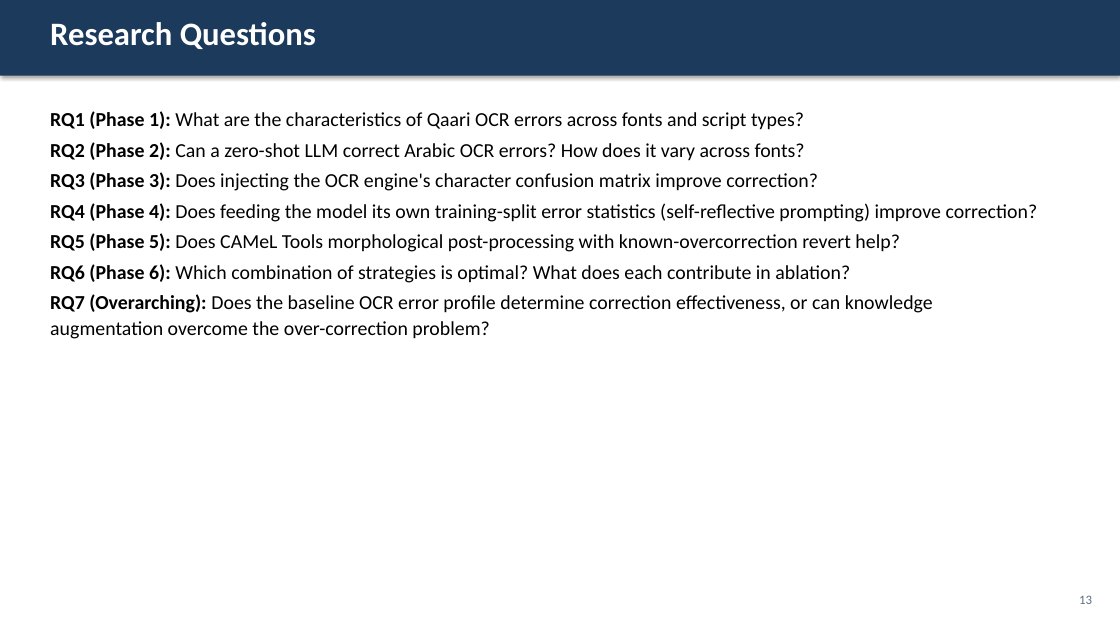
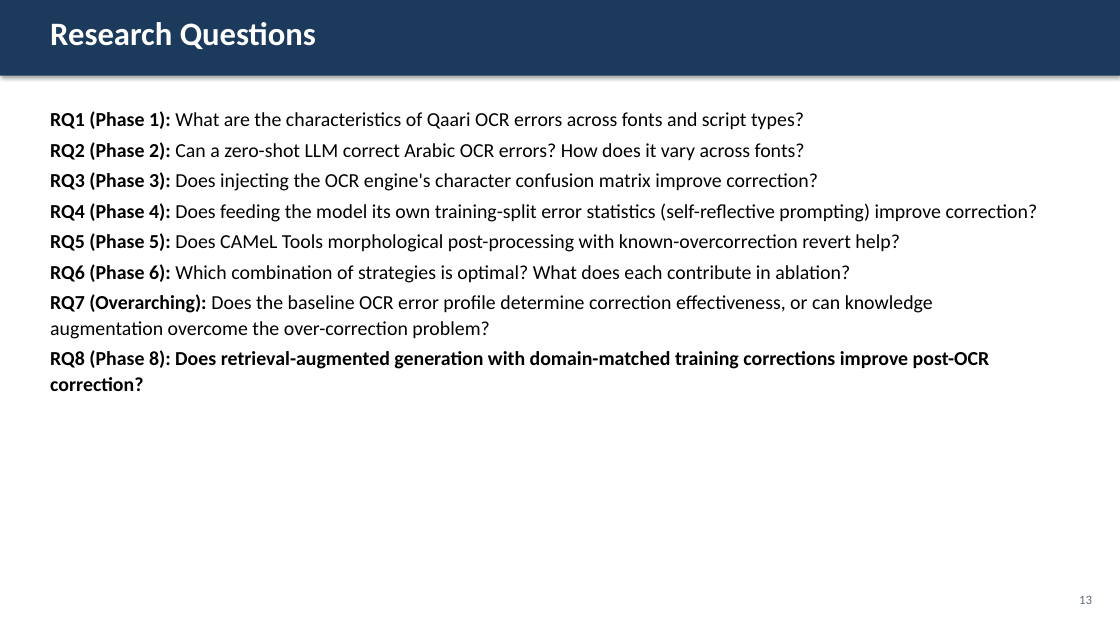
Before and after one commit to Mohamedsabry109/Arabic-Post-OCR-Correction, a slide deck: slide 13 of publication/thesis/defense_presentation.pptx. Drawn at 1120x630 pixels with LibreOffice and Linux fonts; fonts in the diff are those of the drawing. Boxes give left, top, right and bottom in pixels: in the first picture for what was removed or moved away, otherwise in the second. Text is boxed around its words. In the diff, an @@ line names an element or a change of style, - is before the commit and + after.

```diff
--- a/publication/thesis/defense_presentation.pptx
+++ b/publication/thesis/defense_presentation.pptx
@@ text at (x1=50, y1=350, x2=990, y2=391): paragraph added @@
+RQ8 (Phase 8): Does retrieval-augmented generation with domain-matched training corrections improve post-OCR correction?
```
Also in this commit, not shown: 8 other slides changed, 13 other files.
